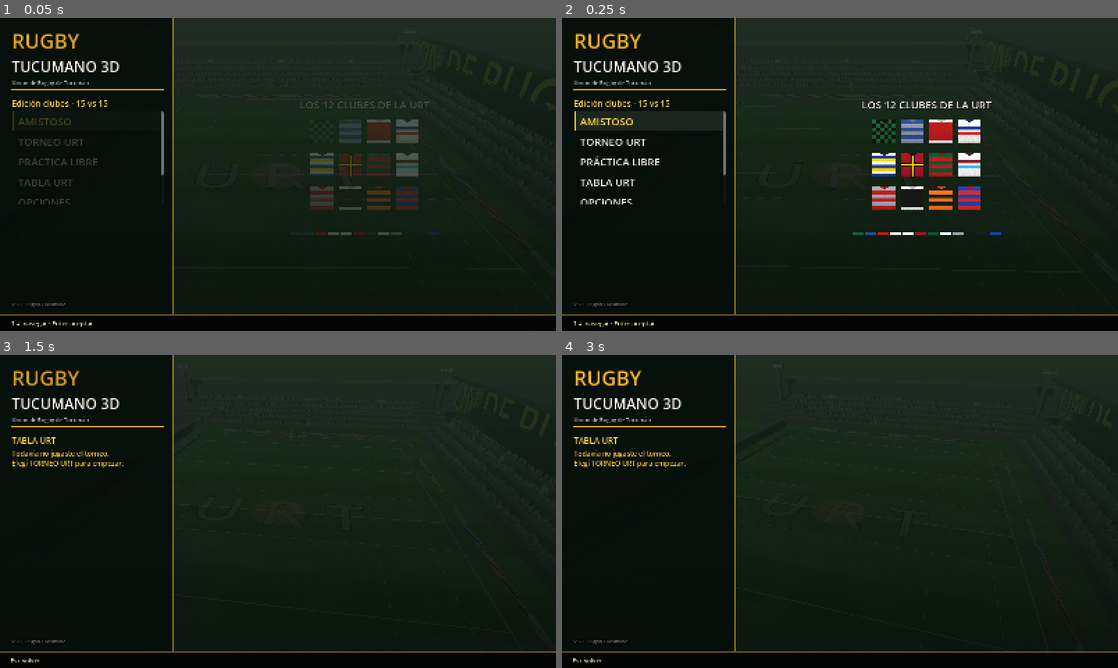
Above: before the commit, frames 1-4 (two rows, left to right).
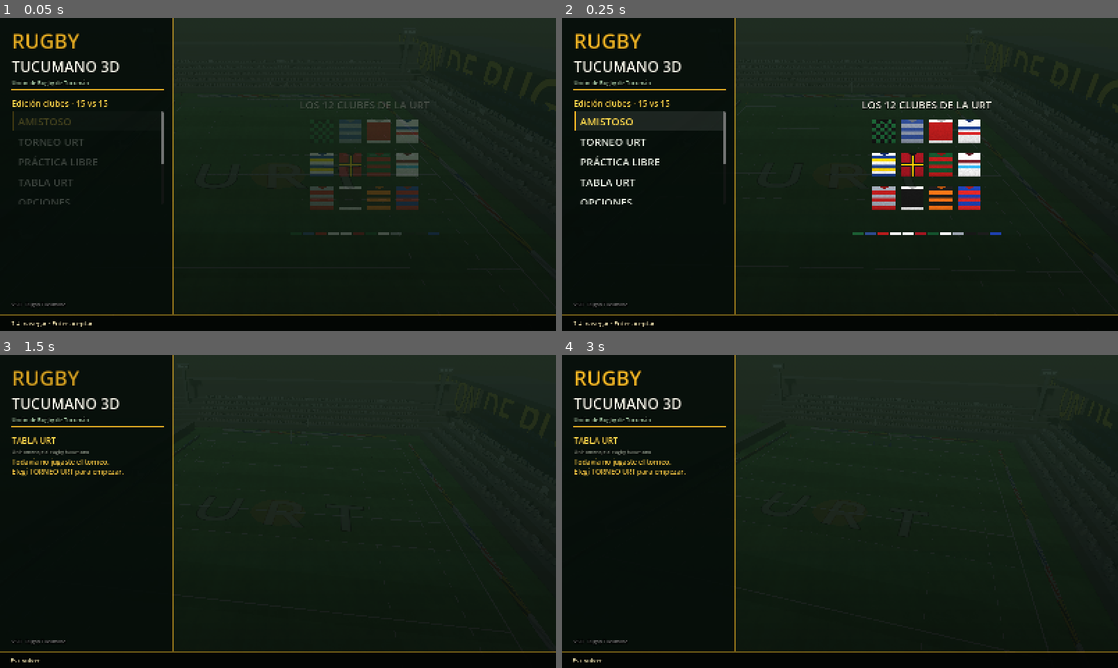
Above: after the commit, the same moments.

Repository: ezealiprandi/rugby-3d
Game: Godot game, scene res://scenes/main.tscn
Two runs of this game, one before a commit and one after it. Both use one fixed random seed, a clock stepped at 60 frames per second and the inputs below.
Inputs (mouse positions are in pixels of both pictures, inside the frame that each line leads up to):
- Up to frame 1 (0.05 s): no input
- Up to frame 2 (0.25 s): no input
- Up to frame 3 (1.5 s): click "TABLA URT" at 0.5 s; tap Enter (confirm) at 1.25 s; move the mouse to (400, 495) at 1.27 s; hold D (move_right) from 1.28 s (still down); tap X (step) at 1.35 s
- Up to frame 4 (3 s): move the mouse to (728, 527) at 2.02 s; release D (move_right) at 2.03 s; hold S (move_down) 2.03-2.78 s; tap V (bomb) at 2.1 s; tap X (step) at 2.3 s; tap R (restart) at 2.75 s; move the mouse to (895, 442) at 2.77 s; hold D (move_right) from 2.78 s (still down); tap Enter (confirm) at 2.85 s

The runs differ from the first frame. In frame 1, less than 0.1% of the frame differs, in the area x 29-30%, y 46-51%; in frame 2, less than 0.1%; in frame 3, 0.7%, in the area x 2-23%, y 30-39%; in frame 4, 0.7%.

Commit message:
Polish: botón Salir, modelos con cara detallada y homenaje a la URT
- Nuevo item SALIR en el menú principal (cierra el juego)
- Ojos con pupila, mandíbula, pelo que envuelve costados/nuca
- Piel con brillo sutil, vendas de rodilla, brazalete de capitán en el 10
- Texto 'Un homenaje al rugby tucumano' bajo el menú

Generated with [Devin](https://devin.ai)

Co-Authored-By: Devin <158243242+devin-ai-integration[bot]@users.noreply.github.com>

Diff:
--- a/scripts/menu.gd
+++ b/scripts/menu.gd
@@ -47,7 +47,9 @@
 	"TORNEO URT": "URT TOURNAMENT",
 	"TORNEO URT · 11 fechas": "URT TOURNAMENT · 11 rounds",
 	"PRÁCTICA LIBRE": "FREE PRACTICE",
-	"CONTROLES": "CONTROLS",
+	"CONTROLES": "CONTROLS", "SALIR": "EXIT",
+	"Cerrar el juego": "Quit the game",
+	"Un homenaje al rugby tucumano": "A tribute to Tucumán rugby",
 	"OPCIONES": "OPTIONS",
 	"Unión de Rugby de Tucumán": "Tucumán Rugby Union",
 	"Edición clubes · 15 vs 15": "Clubs edition · 15 vs 15",
@@ -318,6 +320,7 @@
 		["TABLA URT", _on_table_pressed],
 		["OPCIONES", _on_options_pressed],
 		["CONTROLES", _on_controls_pressed],
+		["SALIR", func(): get_tree().quit()],
 	]
 	for i in nav_items.size():
 		var nb := _nav_button(T(nav_items[i][0]))
@@ -331,6 +334,11 @@
 	nav_desc.add_theme_color_override("font_color", Color(0.75, 0.8, 0.72))
 	nav_desc.autowrap_mode = TextServer.AUTOWRAP_WORD_SMART
 	nav_desc.custom_minimum_size = Vector2(400, 44)
+	var hom := _lbl(14)
+	hom.add_theme_color_override("font_color", Color(0.6, 0.65, 0.58))
+	hom.text = "Un homenaje al rugby tucumano"
+	content_box.add_child(hom)
+
 	content_box.add_child(nav_desc)
 
 	nav_box.get_parent().move_child(nav_desc, nav_box.get_index() + 1)
@@ -573,6 +581,7 @@
 		"Posiciones del torneo en curso",
 		"Juego, gráficos, audio, controles y más",
 		"Todas las teclas y reglas extra",
+		"Cerrar el juego",
 	]
 	nav_desc.text = T(keys[i])
 
@@ -601,7 +610,7 @@
 			for i in nav_btns.size():
 				nav_btns[i].text = T([
 					"AMISTOSO", "TORNEO URT", "PRÁCTICA LIBRE",
-					"TABLA URT", "OPCIONES", "CONTROLES"][i])
+					"TABLA URT", "OPCIONES", "CONTROLES", "SALIR"][i])
 			nav_btns[nav_idx].grab_focus()
 			_set_nav_desc(nav_idx)
 		Step.HOME:
--- a/scripts/player.gd
+++ b/scripts/player.gd
@@ -115,6 +115,7 @@
 	var skin_t := fmod(float(index * 7 + team * 3), 10.0) / 10.0
 	var skin := Color(0.93, 0.78, 0.62).lerp(Color(0.42, 0.29, 0.18), skin_t)
 	var skin_mat := _mat(skin)
+	skin_mat.roughness = 0.72
 	var jersey_mat := _mat(jersey)
 	var jtex: Texture2D = jersey_tex_alt if alt_kit else jersey_tex
 	if jtex != null:
@@ -131,6 +132,8 @@
 		_capsule(leg, 0.095, 0.42, -0.52, skin_mat)            # rodilla/pantorrilla
 		_capsule(leg, 0.1, 0.26, -0.72, trim_mat)              # media
 		_capsule(leg, 0.105, 0.07, -0.62, _mat(col_primary))   # vuelta de la media
+		if (index * 3 + team) % 5 == 0:
+			_capsule(leg, 0.1, 0.06, -0.42, _mat(Color(0.92, 0.92, 0.95)))  # venda
 		var boot_sel := (index * 2 + team) % 6
 		var boot_c := Color(0.12, 0.12, 0.12)                  # la mayoria negros
 		if boot_sel == 4:
@@ -157,6 +160,8 @@
 		_capsule(arm, 0.075, 0.22, -0.56, skin_mat)     # antebrazo
 		if side > 0.0 and (index * 7 + team) % 4 == 0:
 			_capsule(arm, 0.08, 0.09, -0.68, trim_mat)  # munequera
+		if side < 0.0 and index == 9:
+			_capsule(arm, 0.1, 0.1, -0.32, _mat(Color(0.95, 0.95, 0.95)))  # capitán
 		if side < 0.0:
 			arm_l = arm
 		else:
@@ -179,23 +184,36 @@
 			Vector3(side * 0.135, 1.89, 0), skin_mat)
 		_box(visual, Vector3(0.05, 0.016, 0.012),
 			Vector3(side * 0.052, 1.925, 0.115), _mat(hair_c.darkened(0.4)))
-		_box(visual, Vector3(0.04, 0.02, 0.012),
-			Vector3(side * 0.05, 1.898, 0.118), _mat(Color(0.08, 0.08, 0.1)))
+		_box(visual, Vector3(0.05, 0.026, 0.012),
+			Vector3(side * 0.05, 1.898, 0.118), _mat(Color(0.95, 0.95, 0.95)))
+		_box(visual, Vector3(0.024, 0.024, 0.008),
+			Vector3(side * 0.05, 1.898, 0.126), _mat(Color(0.1, 0.15, 0.2)))
+	# mandíbula + nariz + boca
+	_box(visual, Vector3(0.16, 0.08, 0.14), Vector3(0, 1.76, 0.03),
+		_mat(skin.darkened(0.04)))
 	_box(visual, Vector3(0.045, 0.06, 0.04), Vector3(0, 1.855, 0.12),
 		_mat(skin.darkened(0.06)))
-	_box(visual, Vector3(0.07, 0.014, 0.012), Vector3(0, 1.778, 0.11),
+	_box(visual, Vector3(0.07, 0.014, 0.012), Vector3(0, 1.79, 0.105),
 		_mat(Color(0.45, 0.25, 0.22)))
 
 	# peinados (la 1ra línea lleva casco de scrum)
 	if index >= 3:
 		if hair_sel < 5:                     # corte corto
 			_box(visual, Vector3(0.24, 0.1, 0.25), Vector3(0, 1.99, -0.02),
+				_mat(hair_c))
+			for side in [-1.0, 1.0]:
+				_box(visual, Vector3(0.04, 0.14, 0.16),
+					Vector3(side * 0.12, 1.92, -0.03), _mat(hair_c))
+			_box(visual, Vector3(0.2, 0.14, 0.06), Vector3(0, 1.9, -0.13),
 				_mat(hair_c))
 		elif hair_sel < 7:                   # melena
 			_box(visual, Vector3(0.24, 0.1, 0.25), Vector3(0, 1.99, -0.02),
 				_mat(hair_c))
 			_box(visual, Vector3(0.2, 0.34, 0.1), Vector3(0, 1.78, -0.14),
 				_mat(hair_c))
+			for side in [-1.0, 1.0]:
+				_box(visual, Vector3(0.04, 0.14, 0.16),
+					Vector3(side * 0.12, 1.92, -0.03), _mat(hair_c))
 		elif hair_sel == 7:                  # vincha del club
 			_box(visual, Vector3(0.24, 0.1, 0.25), Vector3(0, 1.99, -0.02),
 				_mat(hair_c))
